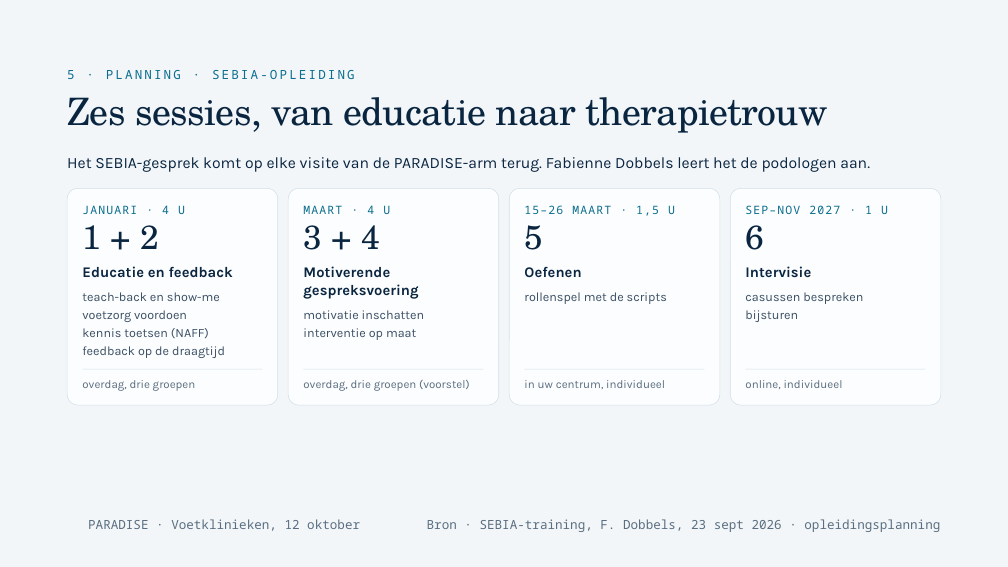
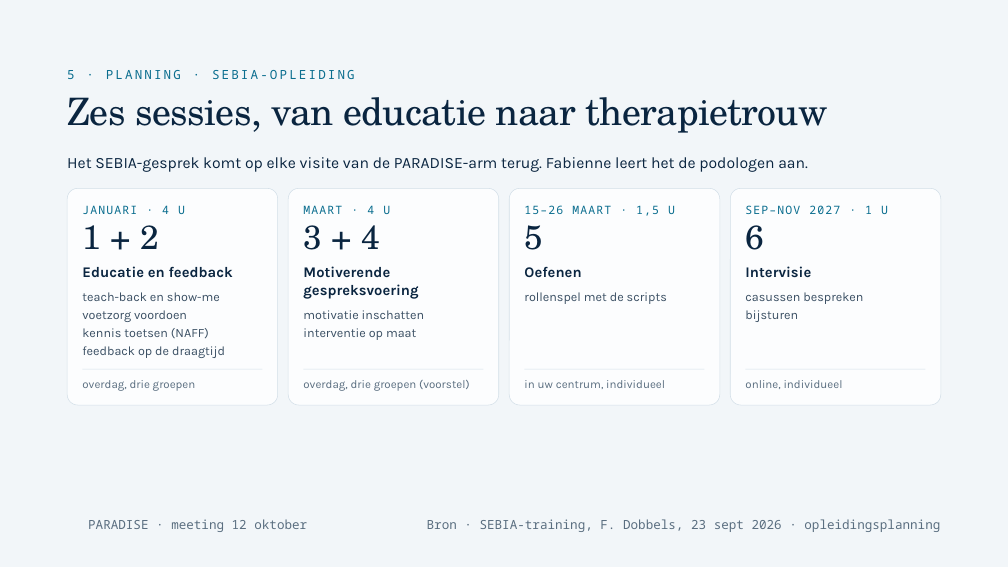
Before and after one commit to Dellfs/paradise-project, a slide deck: slide 19 of PARADISE_presentatie/webdecks/PARADISE_voetklinieken_12okt.pptx. Drawn at 1008x567 pixels with LibreOffice and Linux fonts; fonts in the diff are those of the drawing; background and template pictures are left out. Boxes give left, top, right and bottom in pixels: in the first picture for what was removed or moved away, otherwise in the second. Text is boxed around its words. In the diff, an @@ line names an element or a change of style, - is before the commit and + after.

```diff
--- a/PARADISE_presentatie/webdecks/PARADISE_voetklinieken_12okt.pptx
+++ b/PARADISE_presentatie/webdecks/PARADISE_voetklinieken_12okt.pptx
@@ text at <box>67,157,808,172</box>: text changed @@
-Het SEBIA-gesprek komt op elke visite van de PARADISE-arm terug. Fabienne Dobbels leert het de podologen aan.
+Het SEBIA-gesprek komt op elke visite van de PARADISE-arm terug. Fabienne leert het de podologen aan.
@@ text at <box>88,519,307,532</box>: text changed @@
-PARADISE · Voetklinieken, 12 oktober
+PARADISE · meeting 12 oktober
```
Also in this commit, not shown: 26 other slides changed.
